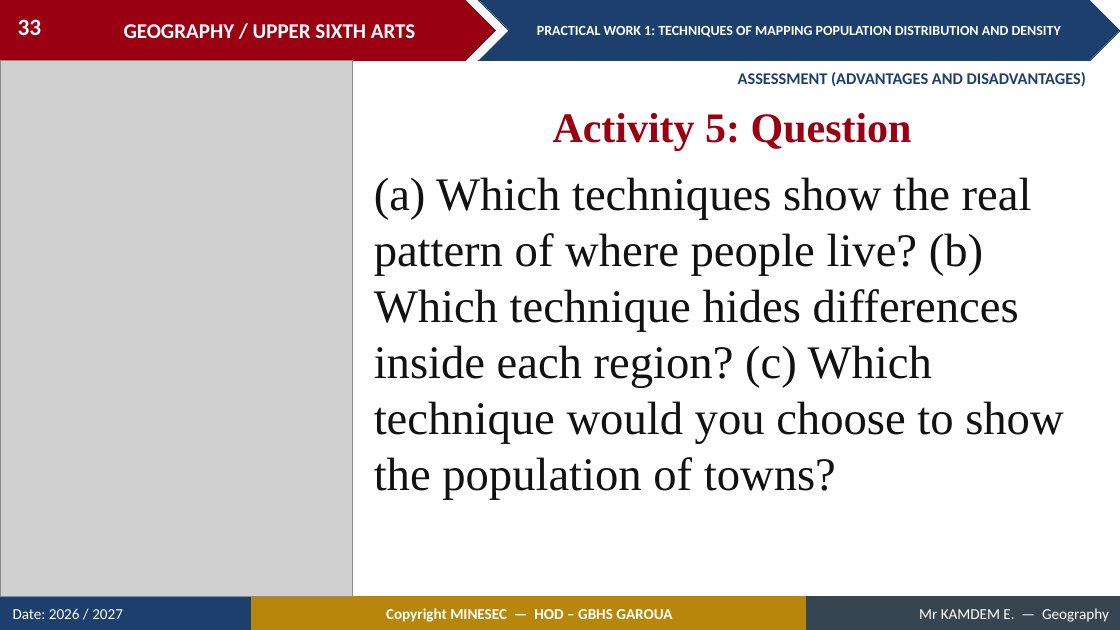
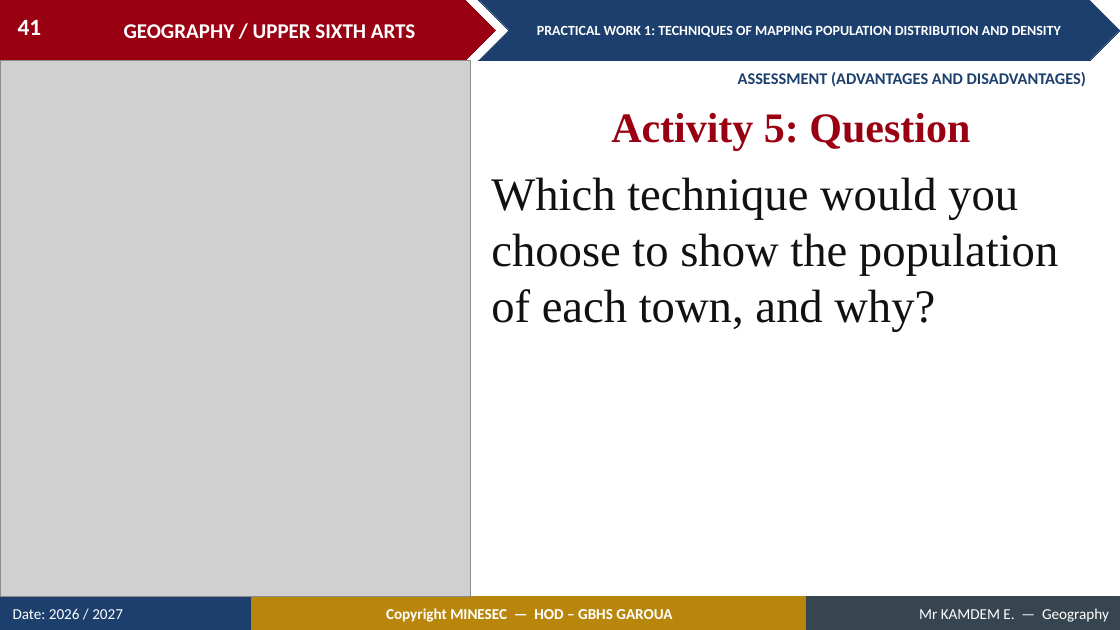
Before and after one commit to Berthautk/linea-github, a slide deck: slide 41 of lecons/USA/Population Geography/03_USA_POP_PW01_Techniques_of_Mapping_Population_Distribution_and_Density.pptx (slide 33 before the commit). Drawn at 1120x630 pixels with LibreOffice and Linux fonts; fonts in the diff are those of the drawing; grey boxes stand for pictures. Boxes give left, top, right and bottom in pixels: in the first picture for what was removed or moved away, otherwise in the second. Text is boxed around its words. In the diff, an @@ line names an element or a change of style, - is before the commit and + after.

```diff
--- a/lecons/USA/Population Geography/03_USA_POP_PW01_Techniques_of_Mapping_Population_Distribution_and_Density.pptx
+++ b/lecons/USA/Population Geography/03_USA_POP_PW01_Techniques_of_Mapping_Population_Distribution_and_Density.pptx
@@ page number at (18,20,42,35): text changed @@
-33
+41
@@ picture: place and size @@
-picture at (0,60,353,597)
+picture at (0,60,471,597)
@@ text "Activity 5: Question": place and size @@
-text "Activity 5: Question" at (553,113,912,150)
+text "Activity 5: Question" at (611,113,970,150)
@@ text at (491,177,1058,332): text changed @@
-(a) Which techniques show the real pattern of where people live? (b) Which technique hides differences inside each region? (c) Which technique would you choose to show the population of towns?
+Which technique would you choose to show the population of each town, and why?
```
Also in this commit, not shown: 9 other slides changed, 8 slides added, 3 other files.
